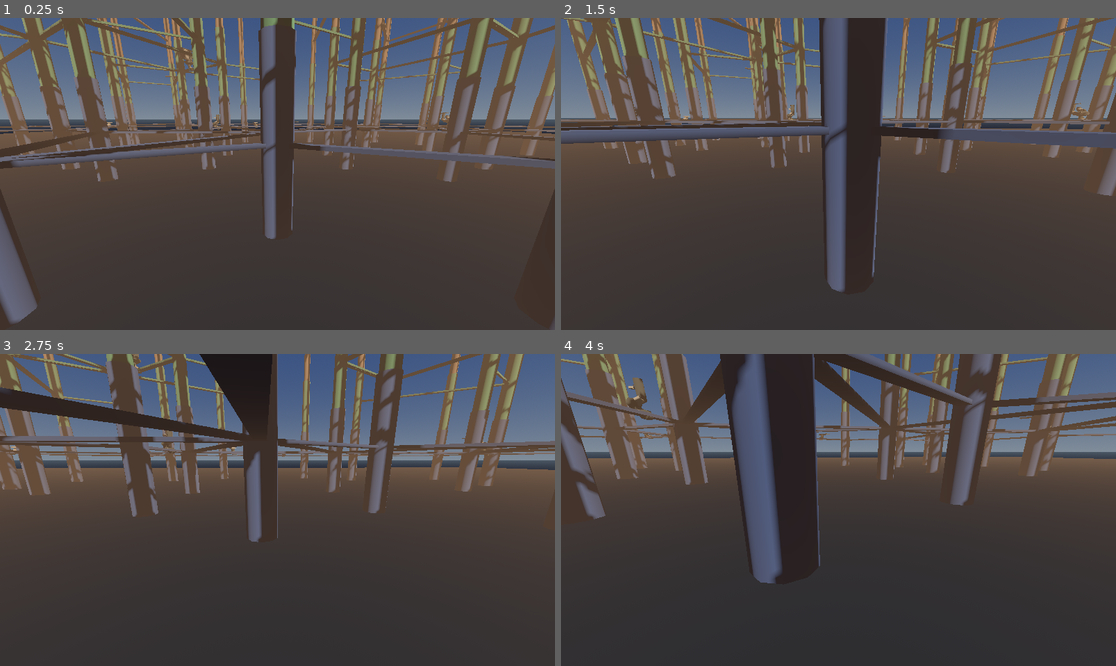
Above: before the commit, frames 1-4 (two rows, left to right).
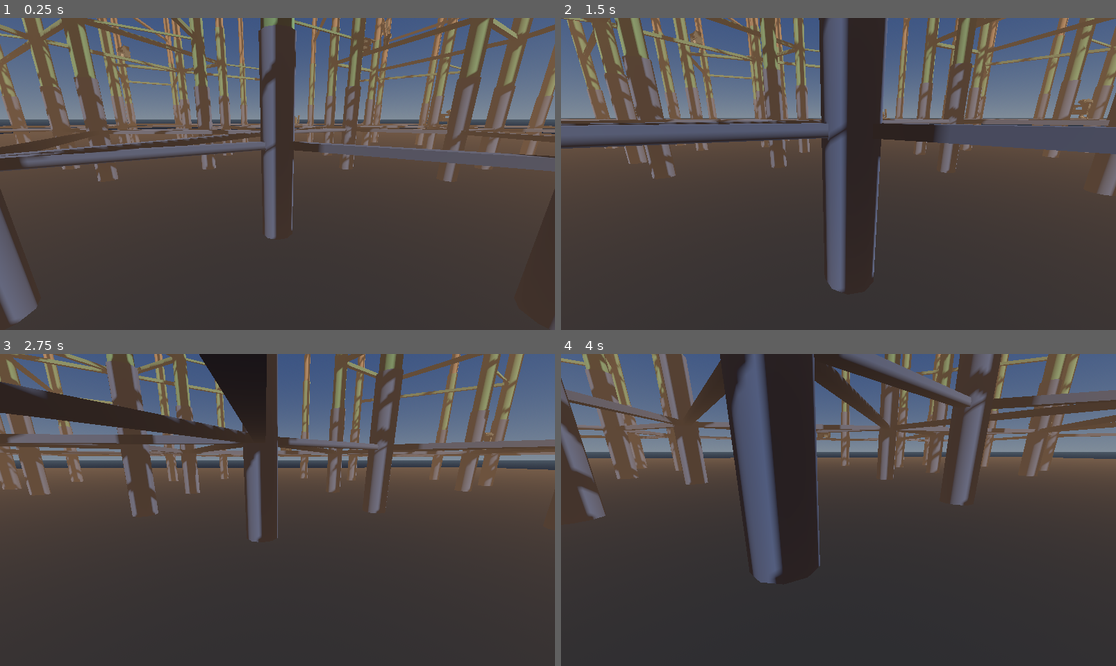
Above: after the commit, the same moments.

Repository: TaxiService/fcar
Game: Godot game, scene res://city/city_test.tscn
The game is run twice, just before and just after one commit, with the same random seed, the same clock (stepped at 60 frames per second) and the same inputs.
Inputs (mouse positions are in pixels of both pictures, inside the frame that each line leads up to):
- Up to frame 1 (0.25 s): no input
- Up to frame 2 (1.5 s): tap Enter at 0.5 s; move the mouse to (866, 174) at 0.52 s; hold C (crouch) 0.53-1.28 s; hold W (forward) from 0.53 s (still down); click (866, 174) at 0.67 s; tap Space (jump) at 0.77 s; move the mouse to (810, 174) at 1.27 s; tap T (eject_passengers) at 1.35 s
- Up to frame 3 (2.75 s): keep holding W (forward); tap Space (jump) at 1.52 s; move the mouse to (288, 503) at 2.02 s; tap V (toggle_auto_hover) at 2.1 s
- Up to frame 4 (4 s): keep holding W (forward); move the mouse to (832, 516) at 2.77 s; tap Ctrl (toggle_com_compensation) at 2.85 s; click (832, 516) at 2.92 s; tap Space (jump) at 3.02, 3.77 s; move the mouse to (877, 513) at 3.52 s; tap R (toggle_ready_for_fares) at 3.6 s

The runs differ from the first frame. In frame 1, 4.0% of the frame differs, in the area x 0-100%, y 0-51%; in frame 2, 4.4%, in the area x 0-100%, y 0-50%; in frame 3, 3.6%; in frame 4, 2.9%.

Commit message:
Offset building seeds to spawn on top of connectors
Buildings now spawn above crosslinks/connectors instead of inside them,
preventing overlap rejection for blocks without ignores_collision.

Co-Authored-By: Claude Opus 4.5 <noreply@anthropic.com>

Diff:
--- a/city/CityGenerator.gd
+++ b/city/CityGenerator.gd
@@ -118,7 +118,7 @@
 
 @export_category("Spawning")
 @export var spawn_fcar: bool = true
-@export var fcar_spawn_height: float = 1660.0  # Spawn car at this height
+@export var fcar_spawn_height: float = 1250.0  # Spawn car at this height
 
 func _ready():
 	_create_containers()
@@ -193,8 +193,8 @@
 	# Step 5: Generate buildings on connectors
 	if generate_buildings:
 		_generate_buildings()
-	#	_generate_buildings() # this sort of achieves
-	#	_generate_buildings() # the city look...
+	#	_generate_buildings() # this works in making the city more dense, but
+	#	_generate_buildings() # why can't i run this just once instead to get a similar result?
 
 	print("CityGenerator: Done! Generated %d spires, %d edge connections, %d hexagons" % [spire_positions.size(), connector_edges.size(), hex_vertex_lists.size()])
 
@@ -725,6 +725,7 @@
 		var start: Vector3 = conn.start
 		var end: Vector3 = conn.end
 		var biome_idx: int = conn.biome_idx
+		var conn_height: float = conn.height
 
 		var direction = end - start
 		var length = direction.length()
@@ -749,6 +750,8 @@
 
 			var t = start_offset + building_seed_spacing * i
 			var seed_pos = start + dir_normalized * t
+			# Offset seed up by half connector height so buildings spawn on top, not inside
+			seed_pos.y += conn_height / 2.0
 
 			# Growth direction: UP for vertical pillars/floors to stack on connectors
 			var growth_dir = Vector3.UP
--- a/city/city_test.tscn
+++ b/city/city_test.tscn
@@ -52,6 +52,8 @@
 hex_edge_length = 420.0
 grid_rings = 3
 spire_height = 1600.0
+crosslink_width = 20.0
+crosslink_height = 15.0
 building_seed_spacing = 60.0
 building_seed_probability = 0.2
 building_max_depth = 7
